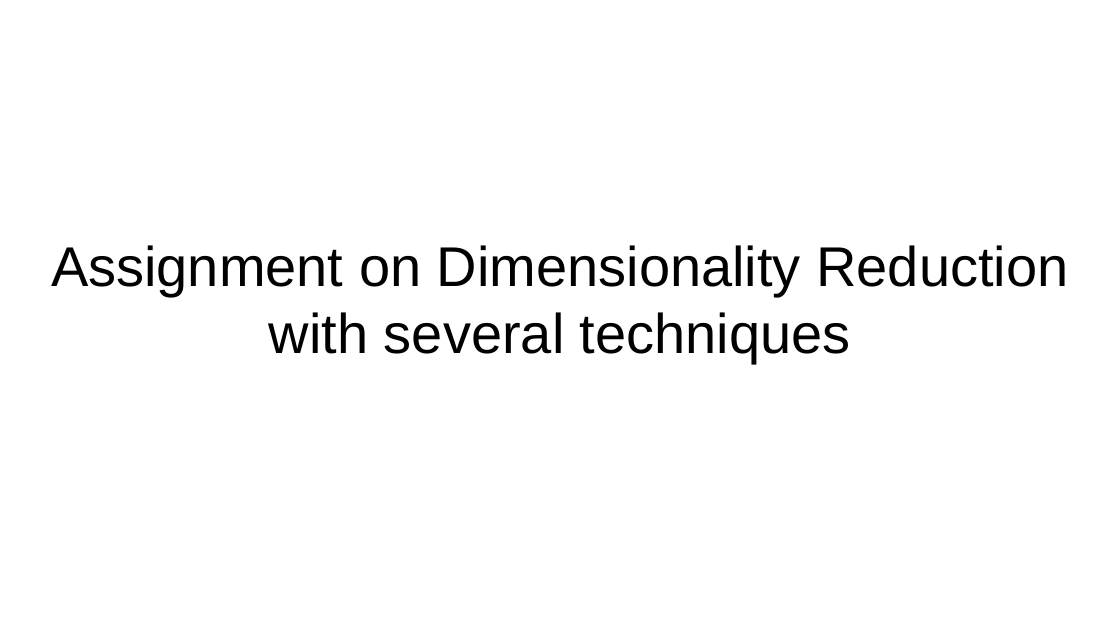
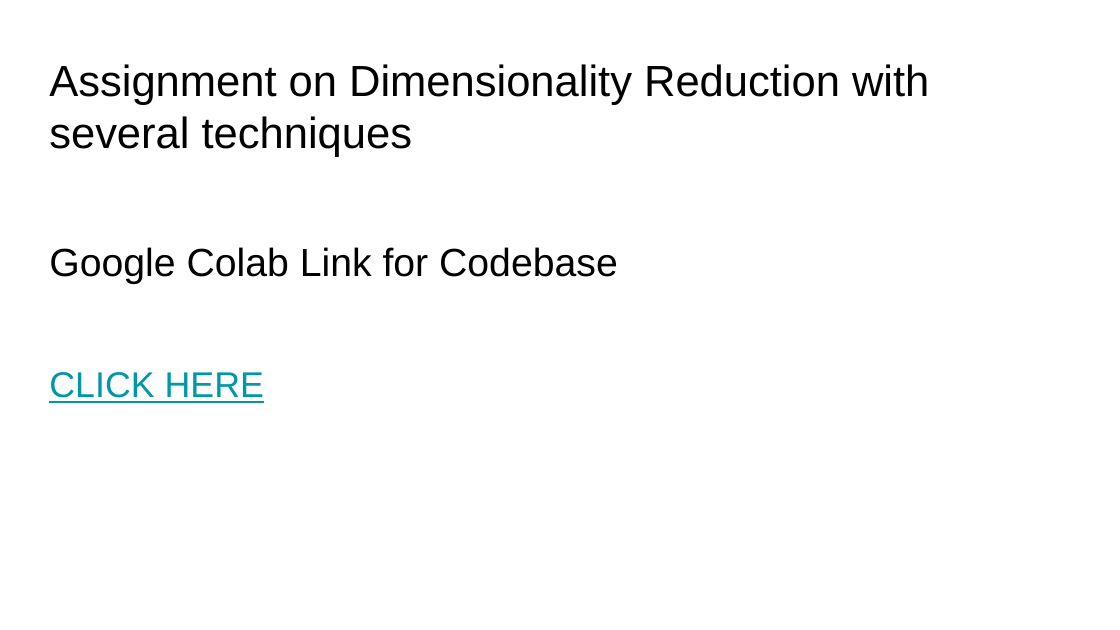
Before and after one commit to Aditya-2001/ML-Assignments-Semester-5, a slide deck: slide 2 of Assignment 8/IIT2019210 - Report.pptx. Drawn at 1120x630 pixels with LibreOffice and Linux fonts; fonts in the diff are those of the drawing. Boxes give left, top, right and bottom in pixels: in the first picture for what was removed or moved away, otherwise in the second. Text is boxed around its words. In the diff, an @@ line names an element or a change of style, - is before the commit and + after.

```diff
--- a/Assignment 8/IIT2019210 - Report.pptx
+++ b/Assignment 8/IIT2019210 - Report.pptx
@@ text "Assignment on Dimensionality Reduction with ...": place and size @@
-text "Assignment on Dimensionality Reduction with ..." at box(51, 245, 1068, 363)
+text "Assignment on Dimensionality Reduction with ..." at box(49, 64, 929, 157)
@@ text "Assignment on Dimensionality Reduction with ..." at box(49, 64, 929, 157): size 36 to 28 pt; alignment centre to left; vertical alignment middle to top @@
@@ title added at box(49, 247, 618, 284), 25.2 pt, text #000000 @@
+Google Colab Link for Codebase
@@ text added at box(49, 372, 264, 403), 23 pt, text #0097A7, underline @@
+CLICK HERE
```
Also in this commit, not shown: 23 slides added, 7 slides removed, 4 other files.
